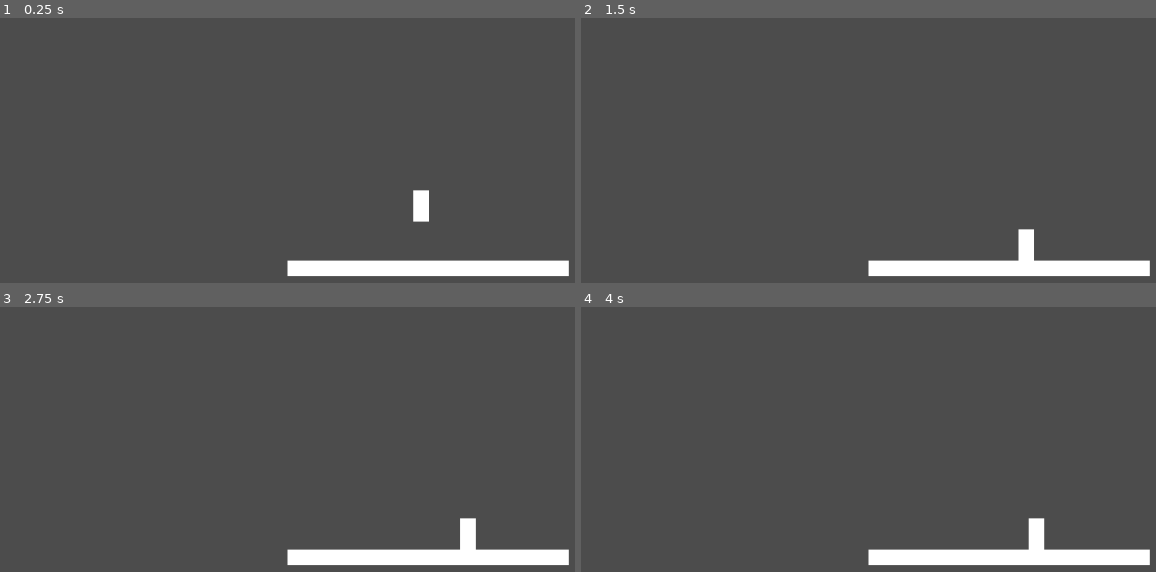
Above: before the commit, frames 1-4 (two rows, left to right).
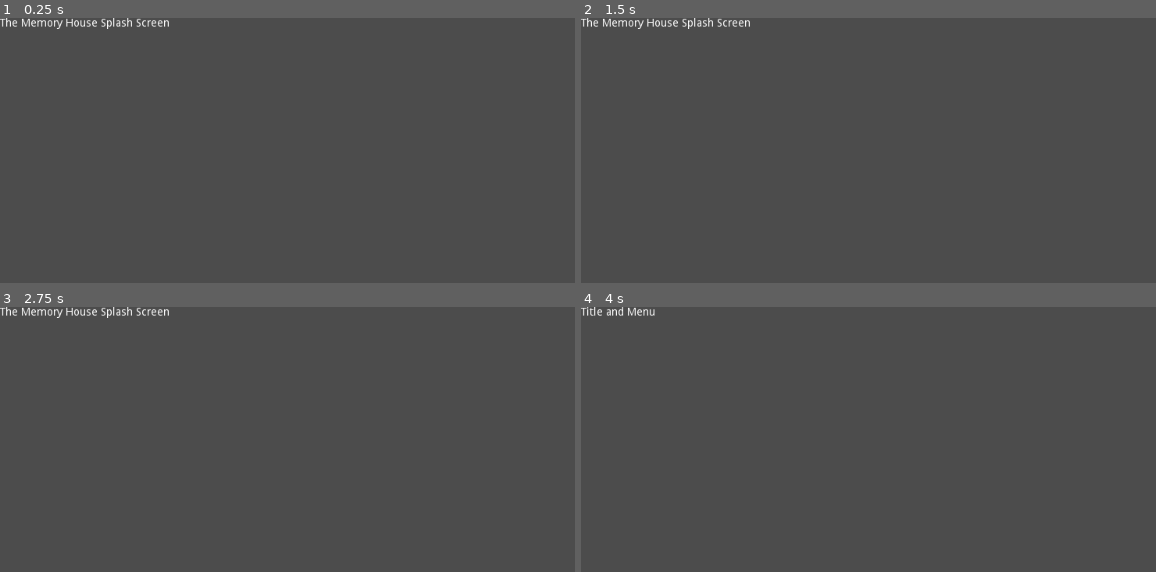
Above: after the commit, the same moments.

Repository: alannakelly/the-memory-house
Game: Godot game, scene res://splash/Splash.tscn
The game is run twice, just before and just after one commit, with the same random seed, the same clock (stepped at 60 frames per second) and the same inputs. Before the commit the project starts from res://Test.tscn.
Inputs:
- Up to frame 1 (0.25 s): no input
- Up to frame 2 (1.5 s): tap Enter at 0.5 s; hold Right (ui_right) 0.53-1.28 s; hold Down (ui_down) from 1.28 s (still down)
- Up to frame 3 (2.75 s): tap Space at 2 s; release Down (ui_down) at 2.03 s; hold Right (ui_right) from 2.03 s (still down)
- Up to frame 4 (4 s): release Right (ui_right) at 2.78 s; hold Up (ui_up) 2.78-3.53 s; tap Enter at 3.5 s; hold Left (ui_left) from 3.53 s (still down)

The runs differ from the first frame. In frame 1, 3.8% of the frame differs, in the area x 0-99%, y 0-98%; in frame 2, 3.8%; in frame 3, 3.8%; in frame 4, 3.5%.

Commit message:
Splash screen transitions to Title scene
sets main scene to Splash

resolves #7

Diff:
--- a/Main.tscn
+++ /dev/null
@@ -1,11 +0,0 @@
-[gd_scene format=2]
-
-[node name="The Memory House" type="Node2D"]
-
-[node name="lblSplash" type="Label" parent="."]
-margin_right = 40.0
-margin_bottom = 14.0
-text = "The Memory House Splash Screen"
-__meta__ = {
-"_edit_use_anchors_": false
-}
--- a/project.godot
+++ b/project.godot
@@ -11,7 +11,7 @@
 [application]
 
 config/name="The Memory House"
-run/main_scene="res://Test.tscn"
+run/main_scene="res://splash/Splash.tscn"
 config/icon="res://icon.png"
 
 [editor_plugins]
--- /dev/null
+++ b/splash/Splash.gd
@@ -0,0 +1,9 @@
+extends Node2D
+
+onready var timer := $Timer
+
+func _ready():
+	pass
+
+func _on_Timer_timeout():
+	get_tree().change_scene("res://title/Title.tscn")
--- /dev/null
+++ b/splash/Splash.tscn
@@ -0,0 +1,24 @@
+[gd_scene load_steps=2 format=2]
+
+[ext_resource path="res://splash/Splash.gd" type="Script" id=1]
+
+[node name="The Memory House" type="Node2D"]
+script = ExtResource( 1 )
+
+[node name="lblSplash" type="Label" parent="."]
+margin_right = 40.0
+margin_bottom = 14.0
+text = "The Memory House Splash Screen"
+__meta__ = {
+"_edit_use_anchors_": false
+}
+
+[node name="Timer" type="Timer" parent="."]
+wait_time = 4.0
+one_shot = true
+autostart = true
+__meta__ = {
+"_editor_description_": "Timer"
+}
+
+[connection signal="timeout" from="Timer" to="." method="_on_Timer_timeout"]
